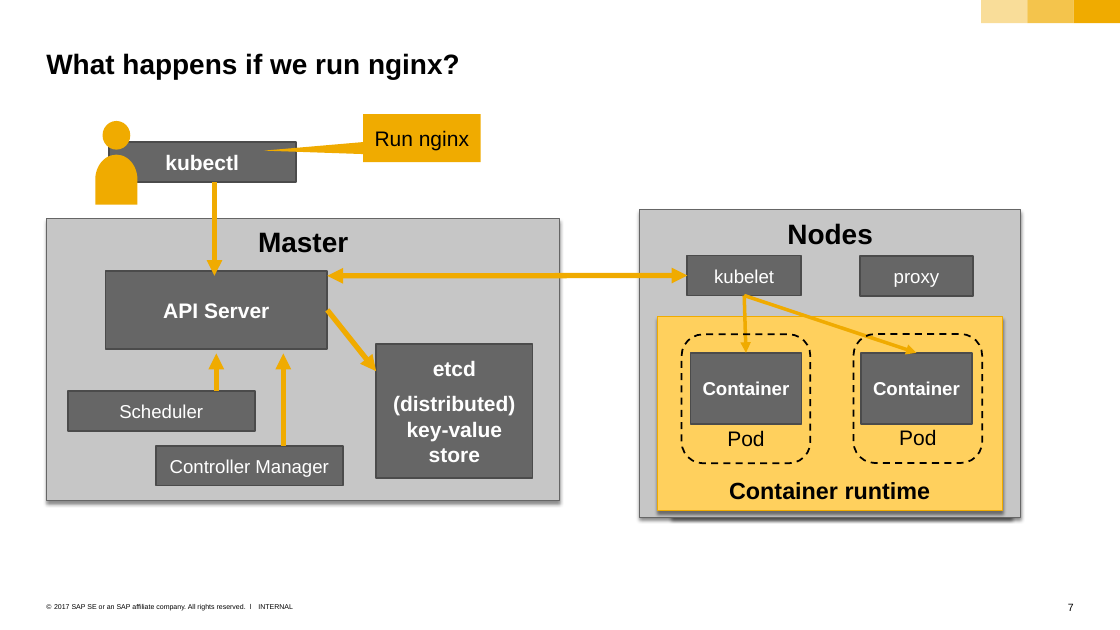
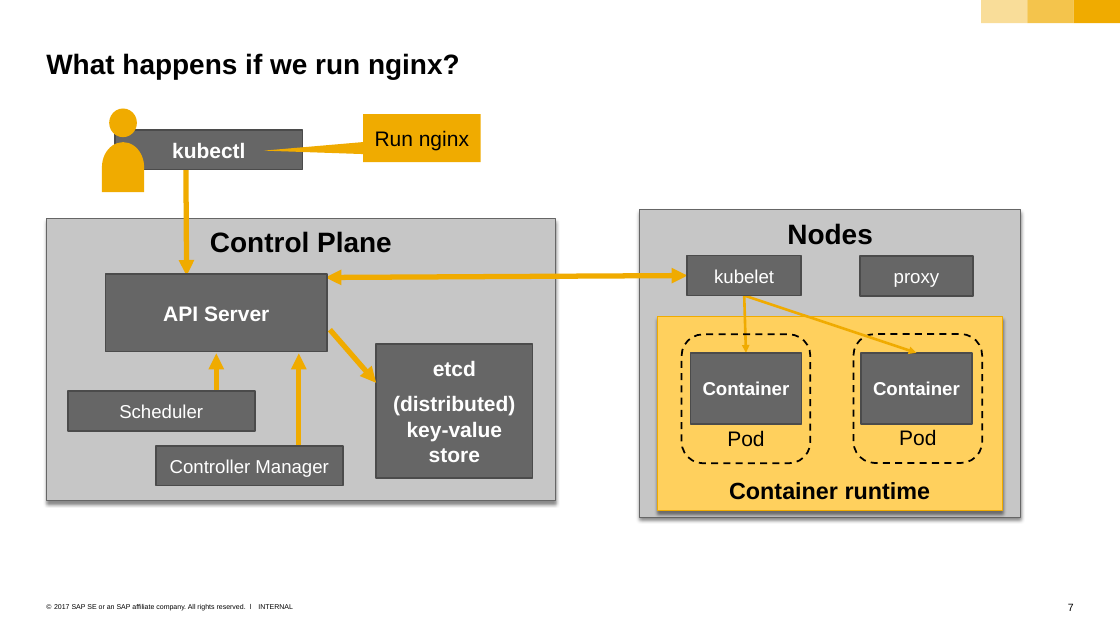
Before and after one commit to sriramrokkam/k8s-training, a slide deck: slide 7 of kubernetes/01_k8s_core_components.pptx. Drawn at 1120x630 pixels with LibreOffice and Linux fonts; fonts in the diff are those of the drawing. Boxes give left, top, right and bottom in pixels: in the first picture for what was removed or moved away, otherwise in the second. Text is boxed around its words. In the diff, an @@ line names an element or a change of style, - is before the commit and + after.

```diff
--- a/kubernetes/01_k8s_core_components.pptx
+++ b/kubernetes/01_k8s_core_components.pptx
@@ ellipse: place and size @@
-ellipse at [102, 121, 130, 149]
+ellipse at [109, 108, 137, 137]
@@ flow chart delay: place and size @@
-flow chart delay at [96, 154, 138, 205]
+flow chart delay at [102, 142, 144, 192]
@@ rectangle "kubectl": place and size @@
-rectangle "kubectl" at [108, 142, 296, 181]
+rectangle "kubectl" at [115, 129, 302, 169]
@@ arrow moved from (214, 182) - (214, 275) to (186, 170) - (186, 275) @@
@@ rectangle "Control Plane": place and size @@
-rectangle "Control Plane" at [46, 218, 560, 500]
+rectangle "Control Plane" at [46, 218, 555, 500]
@@ text in rectangle at [210, 231, 392, 253]: text changed @@
-Master
+Control Plane
@@ rectangle removed at [672, 235, 1012, 517] @@
-Nodes
@@ double arrow moved from (327, 275) - (688, 275) to (688, 275) - (326, 277) @@
@@ arrow (744, 296) - (746, 353): stroke #F0AB00 3 pt to #F0AB00 2.25 pt @@
@@ arrow (744, 296) - (916, 353): stroke #F0AB00 3 pt to #F0AB00 2.25 pt @@
@@ arrow moved from (327, 310) - (376, 371) to (330, 329) - (376, 383) @@
@@ arrow moved from (283, 446) - (283, 353) to (299, 446) - (299, 353) @@
@@ rectangle removed at [683, 349, 1002, 501] @@
-Docker
```
Also in this commit, not shown: 2 other slides changed, 8 other files.
